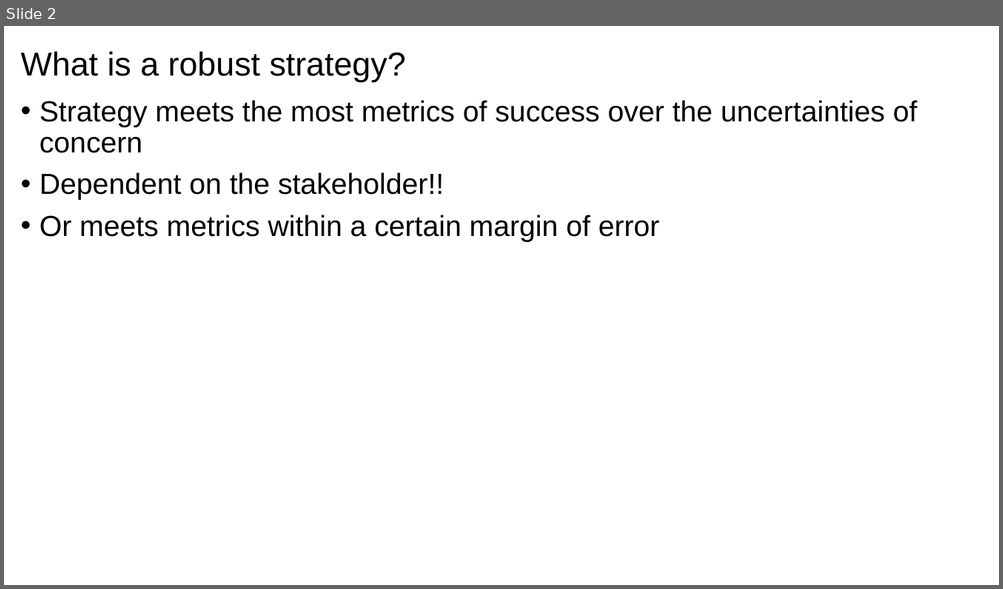
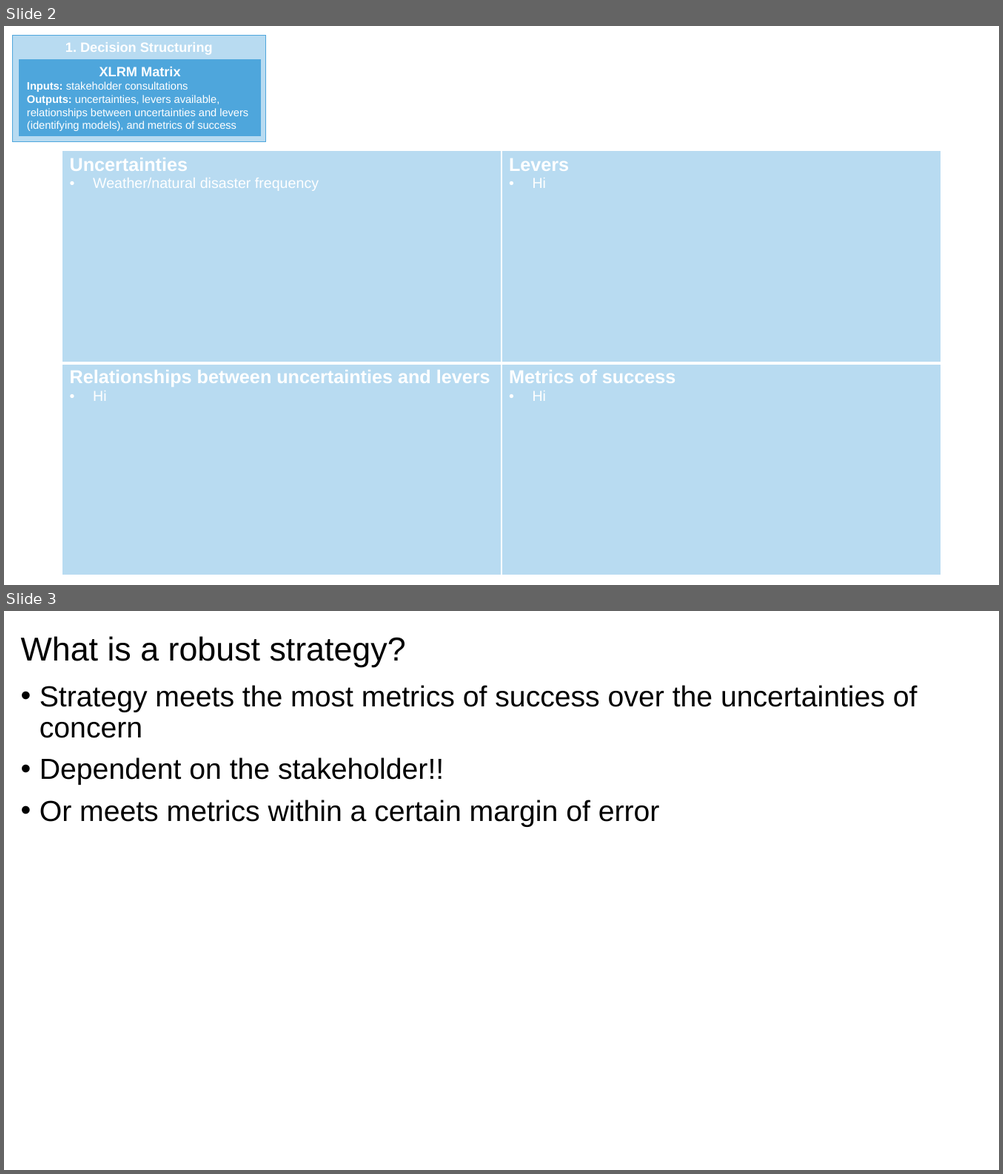
Before and after one commit to madelinemacmillan/PhD, a slide deck: ProcessDiagram.pptx. Shown one above the other, each under a label of ours: slide 2 before the commit, slides 2 and 3 after it. The pictures are 1003x589 and 1003x1174 pixels, drawn with LibreOffice and Linux fonts; fonts in the diff are those of the drawing. Boxes give left, top, right and bottom in pixels: in the first picture for what was removed or moved away, otherwise in the second. Text is boxed around its words. In the diff, an @@ line names an element or a change of style, - is before the commit and + after.

```diff
--- a/ProcessDiagram.pptx
+++ b/ProcessDiagram.pptx
@@ slide 2 added at (4,26,999,585), background #FFFFFF @@
@@ rectangle added at (12,36,265,141), fill #4EA6DC at 40% opacity, outline #4EA6DC 0.5 pt, 13 pt, text #FFFFFF, bold @@
+1. Decision Structuring
@@ rectangle added at (20,59,260,136), fill #4EA6DC, outline #4EA6DC 1 pt, 10.5 pt, text #FFFFFF @@
+XLRM Matrix
+Inputs: stakeholder consultations
+Outputs: uncertainties, levers available, relationships between uncertainties and levers (identifying models), and metrics of success
@@ table added at (62,150,941,576), 2 rows, 2 columns @@
+Uncertainties / Weather/natural disaster frequency | Levers / Hi
+Relationships between uncertainties and levers / Hi | Metrics of success / Hi
@@ what was slide 2 is now slide 3 @@
```
Also in this commit, not shown: 2 slides changed, 2 other slides added.
